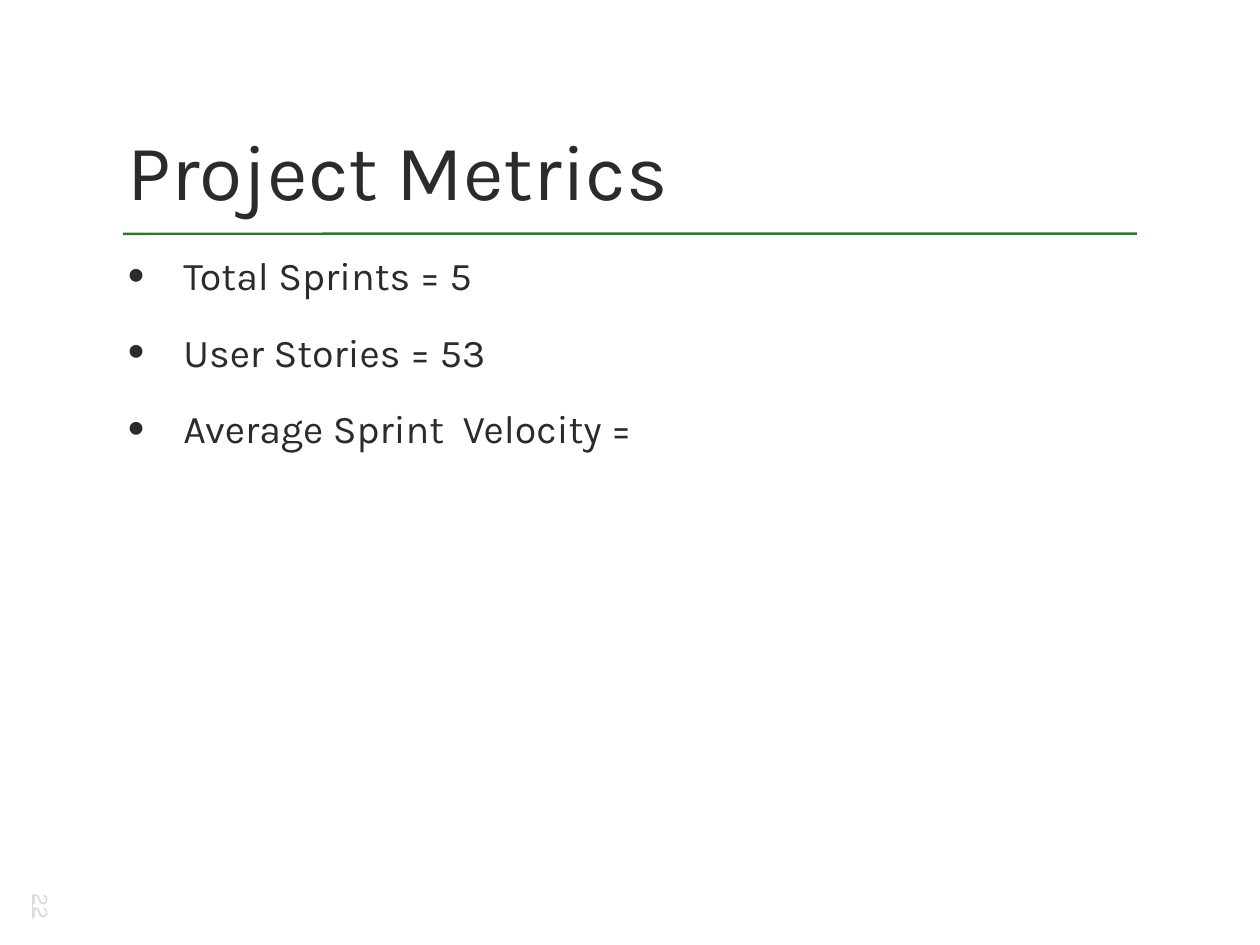
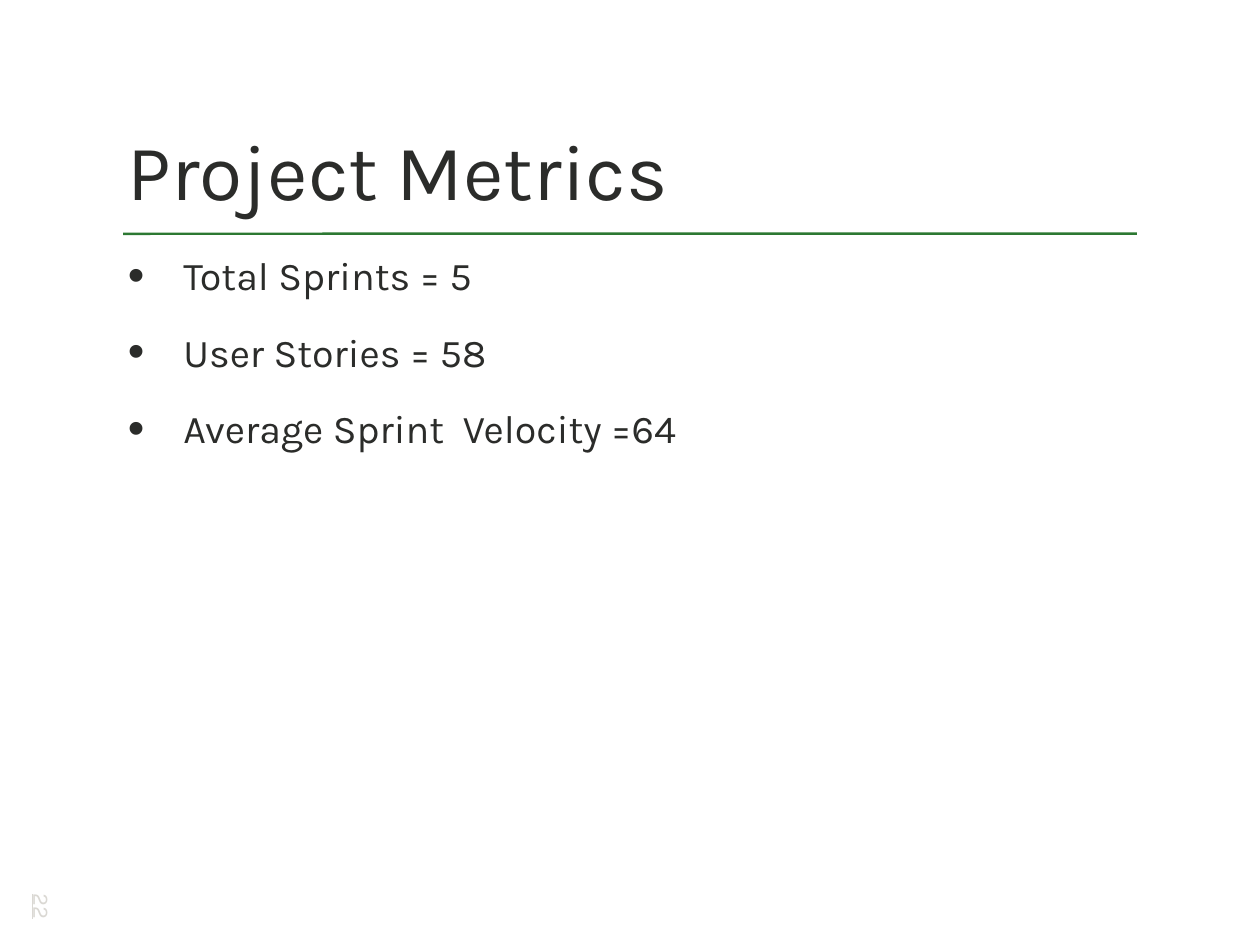
Before and after one commit to sunil311/EEJ1_Service_Platform, a slide deck: slide 22 of outsidewar/deliverables/EEteamJ1 Final Presentation.pptx. Drawn at 1260x945 pixels with LibreOffice and Linux fonts; fonts in the diff are those of the drawing. Boxes give left, top, right and bottom in pixels: in the first picture for what was removed or moved away, otherwise in the second. Text is boxed around its words. In the diff, an @@ line names an element or a change of style, - is before the commit and + after.

```diff
--- a/outsidewar/deliverables/EEteamJ1 Final Presentation.pptx
+++ b/outsidewar/deliverables/EEteamJ1 Final Presentation.pptx
@@ text at [183,340,676,453]: text changed @@
-• User Stories = 53
-• Average Sprint Velocity =
+• User Stories = 58
+• Average Sprint Velocity =64
```
Also in this commit, not shown: 3 other slides changed, 4 other files.
